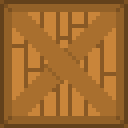
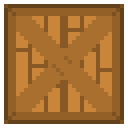
Layer changes from the first 128x128 image to the second:
added layer "crate_1 copy" above "crate_1" over left=4, top=4, right=124, bottom=124
hid "crate_1" over left=0, top=0, right=128, bottom=128
